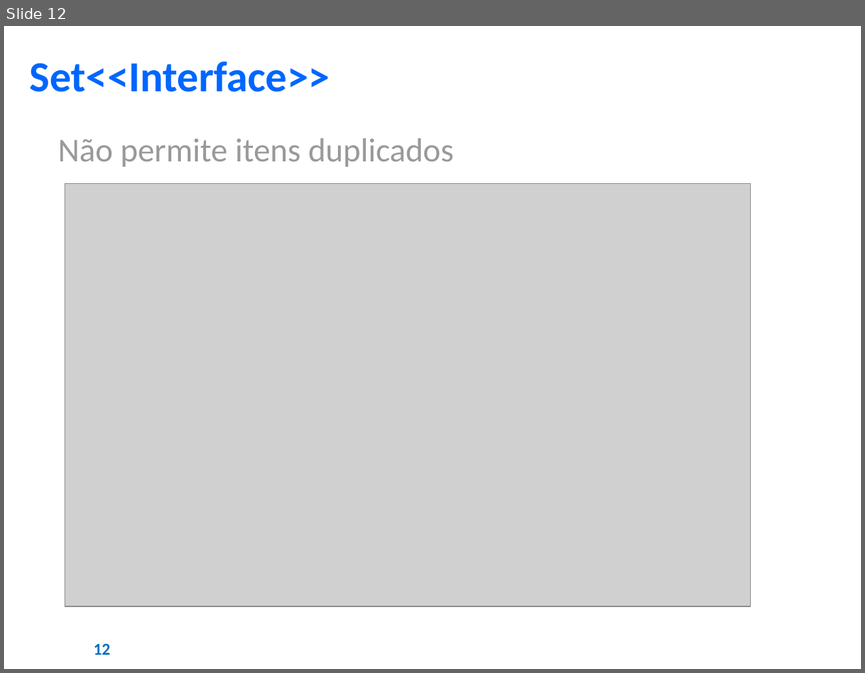
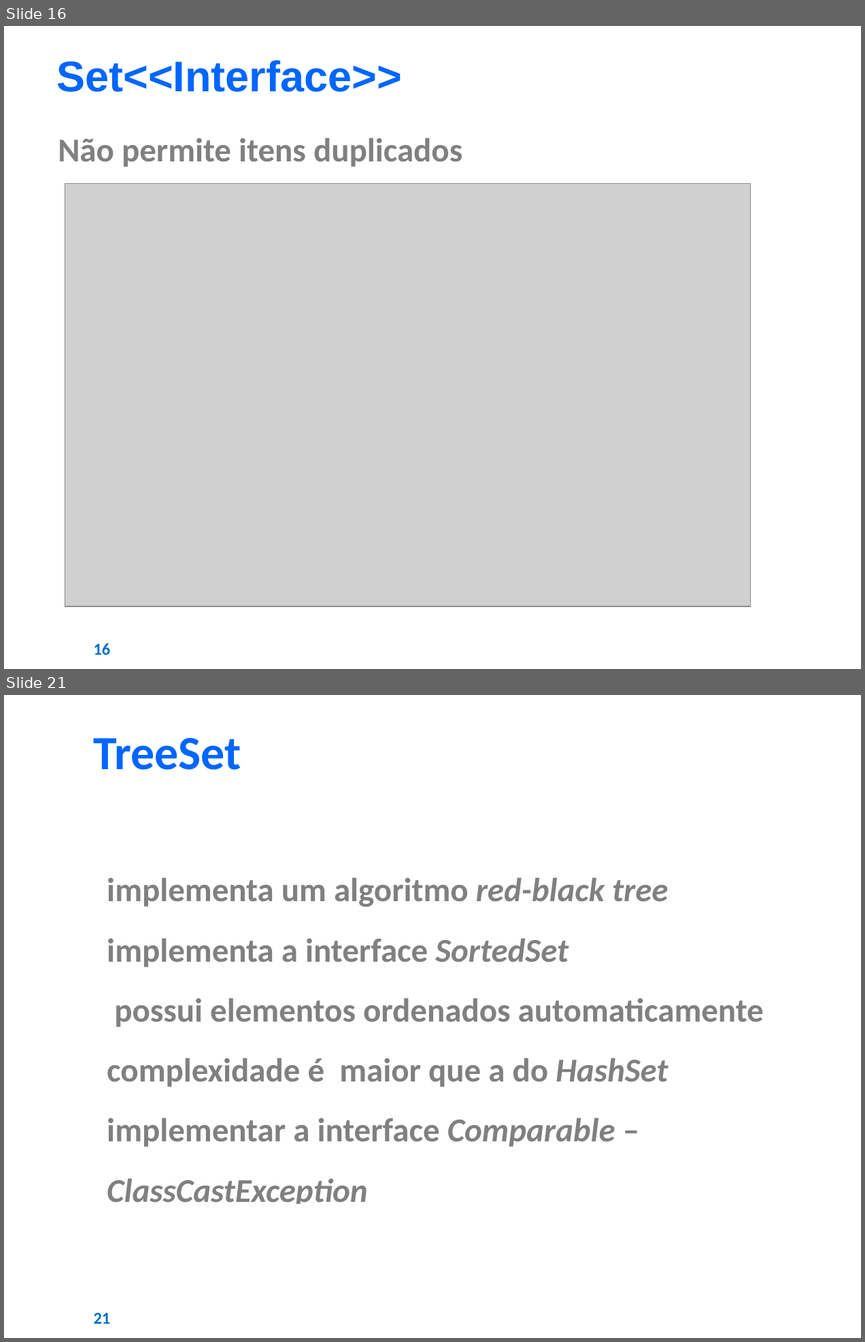
Before and after one commit to AJKFreitas/collections-learning, a slide deck: Estudos - Collections Framework.pptx. Shown one above the other, each under a label of ours: slide 12 before the commit, slides 16 and 21 after it; the slides between them are not shown. The pictures are 865x673 and 865x1342 pixels, drawn with LibreOffice and Linux fonts; fonts in the diff are those of the drawing; grey boxes stand for pictures; background and template pictures are left out. Boxes give left, top, right and bottom in pixels: in the first picture for what was removed or moved away, otherwise in the second. Text is boxed around its words. In the diff, an @@ line names an element or a change of style, - is before the commit and + after.

```diff
--- a/Estudos - Collections Framework.pptx
+++ b/Estudos - Collections Framework.pptx
@@ slide 21 added at (4, 695, 861, 1338), background #FFFFFF @@
@@ text added at (93, 738, 241, 770), 40 pt, text #0066FF, bold @@
+TreeSet
@@ text added at (107, 877, 764, 1204), 28 pt, text #808080, bold @@
+● implementa um algoritmo red-black tree
+● implementa a interface SortedSet
+● possui elementos ordenados automaticamente
+● complexidade é maior que a do HashSet
+● implementar a interface Comparable –ClassCastException
@@ page number added at (94, 1312, 111, 1323), 14 pt, text #0070C0, bold @@
+21
@@ what was slide 12 is now slide 16 @@
@@ slide 16 changed as well @@
@@ text "Set<<Interface>>": place and size @@
-text "Set<<Interface>>" at (30, 61, 330, 92)
+text "Set<<Interface>>" at (57, 60, 402, 92)
@@ text "Set<<Interface>>" at (57, 60, 402, 92): font Calibri to Arial @@
@@ text "Não permite itens duplicados" at (58, 138, 462, 167): text colour #999999 to #808080, bold on @@
@@ page number at (94, 643, 111, 654): text changed @@
-12
+16
```
Also in this commit, not shown: 10 other slides changed, 26 other slides added, 1 slide removed, 1 other file.
